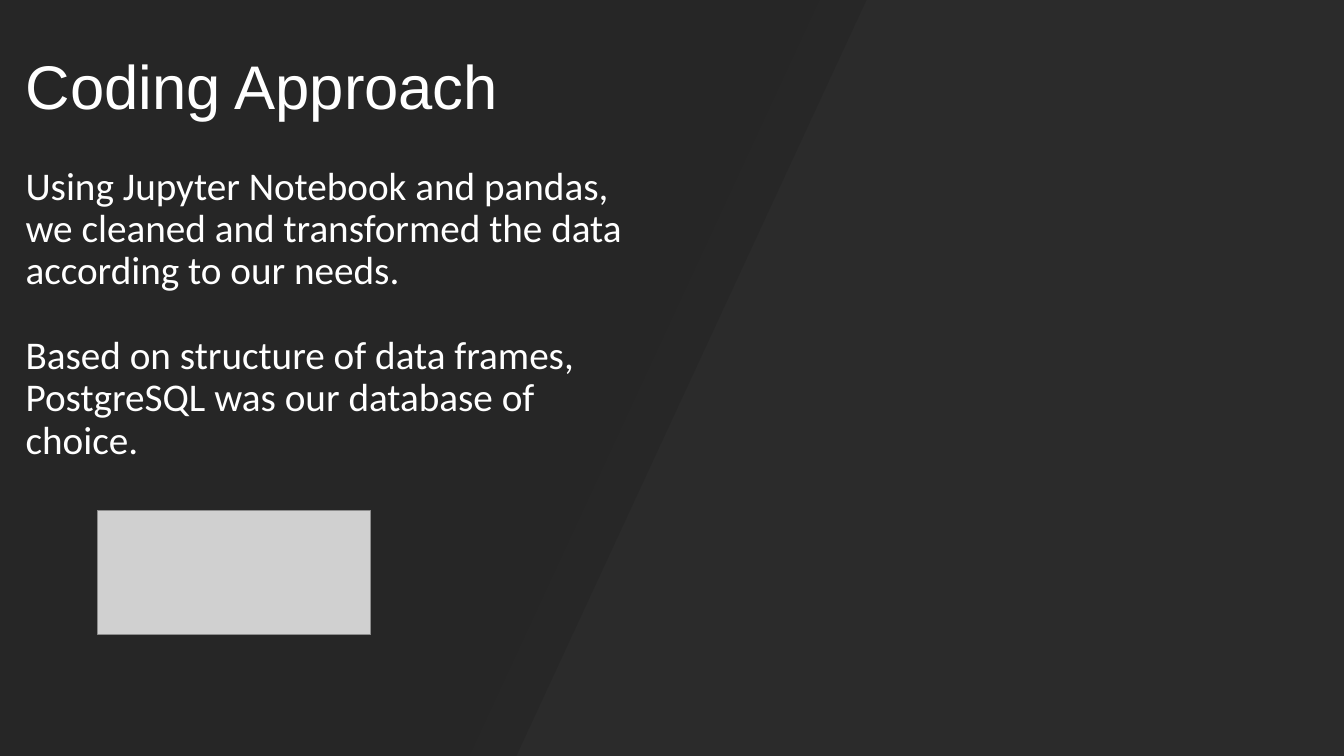
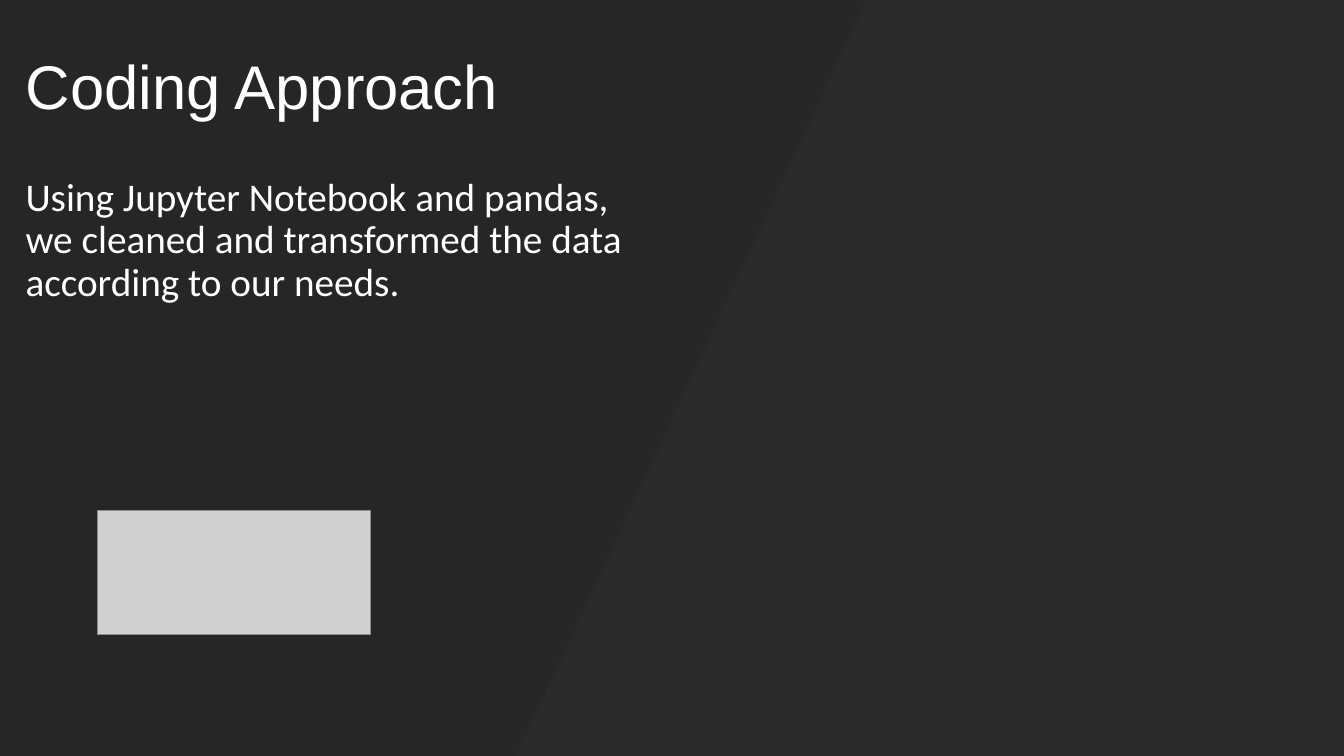
Before and after one commit to Samravp/AFL-Analysis, a slide deck: slide 5 of Presentation/AFL Dashboard.pptx (slide 4 before the commit). Drawn at 1344x756 pixels with LibreOffice and Linux fonts; fonts in the diff are those of the drawing; grey boxes stand for pictures; background and template pictures are left out; a plain dark background stands for a picture behind light text. Boxes give left, top, right and bottom in pixels: in the first picture for what was removed or moved away, otherwise in the second. Text is boxed around its words. In the diff, an @@ line names an element or a change of style, - is before the commit and + after.

```diff
--- a/Presentation/AFL Dashboard.pptx
+++ b/Presentation/AFL Dashboard.pptx
@@ text at <box>26,341,573,455</box>: paragraphs removed @@
-Based on structure of data frames,
-PostgreSQL was our database of
-choice.
```
Also in this commit, not shown: 2 other slides changed.
